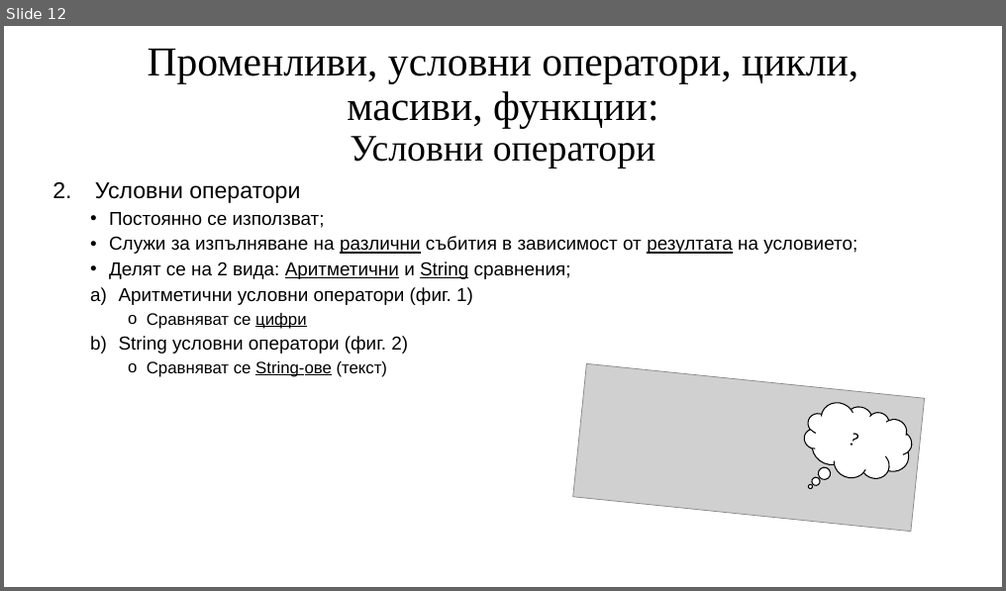
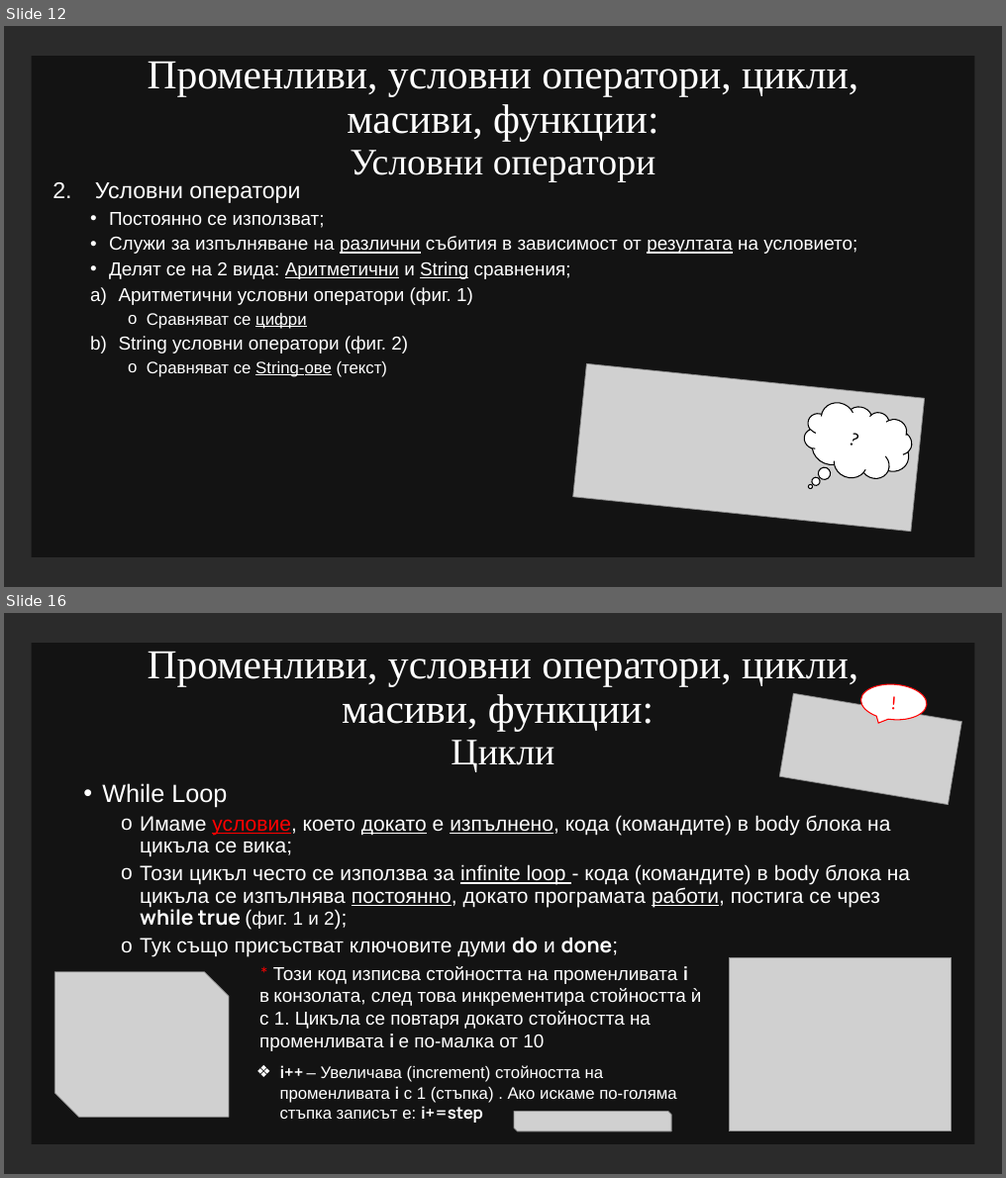
Before and after one commit to Rokyuto/School, a slide deck: Operating Systems/19205.pptx. Shown one above the other, each under a label of ours: slide 12 before the commit, slides 12 and 16 after it; the slides between them are not shown. The pictures are 1006x591 and 1006x1178 pixels, drawn with LibreOffice and Linux fonts; fonts in the diff are those of the drawing; grey boxes stand for pictures; background and template pictures are left out; a plain dark background stands for a picture behind light text. Boxes give left, top, right and bottom in pixels: in the first picture for what was removed or moved away, otherwise in the second. Text is boxed around its words. In the diff, an @@ line names an element or a change of style, - is before the commit and + after.

```diff
--- a/Operating Systems/19205.pptx
+++ b/Operating Systems/19205.pptx
@@ slide 16 added at (4, 613, 1002, 1174), background picture (left out) @@
@@ rectangle added at (31, 643, 974, 1145), fill #000000 at 55% opacity @@
@@ title added at (148, 651, 858, 771), 39.6 pt, text #FFFFFF @@
+Променливи, условни оператори, цикли, масиви, функции:
+Цикли
@@ picture added at (780, 694, 962, 805) @@
@@ speech bubble added at (860, 682, 929, 723), fill #FFFFFF, outline #FF0000 1 pt, 18 pt, text #FF0000 @@
+!
@@ text added at (102, 783, 910, 958), 20 pt, text #FFFFFF @@
+• While Loop
+  o Имаме условие, което докато е изпълнено, кода (командите) в body блока на цикъла се вика;
+  o Този цикъл често се използва за infinite loop - кода (командите) в body блока на цикъла се изпълнява постоянно, докато програмата работи, постига се чрез while true (фиг. 1 и 2);
+  o Тук също присъстват ключовите думи do и done;
@@ text added at (259, 966, 702, 1052), 18 pt, text #FFFFFF @@
+* Този код изписва стойността на променливата i в конзолата, след това инкрементира стойността ѝ с 1. Цикъла се повтаря докато стойността на променливата i е по-малка от 10
@@ picture added at (730, 959, 951, 1132) @@
@@ picture added at (54, 972, 229, 1118) @@
@@ text added at (280, 1065, 676, 1123), 16 pt, text #FFFFFF @@
+❖ i++ – Увеличава (increment) стойността на променливата i с 1 (стъпка) . Ако искаме по-голяма стъпка записът е: i+=step
@@ picture added at (514, 1112, 671, 1132) @@
@@ slide 12 changed as well @@
@@ background #FFFFFF to picture (left out) @@
@@ rectangle added at (31, 56, 974, 558), fill #000000 at 55% opacity @@
@@ title "Променливи, условни оператори, цикли, масиви, ..." at (148, 61, 858, 182): text colour #000000 to #FFFFFF @@
@@ title "Променливи, условни оператори, цикли, масиви, ...": place and size @@
-title "Променливи, условни оператори, цикли, масиви, ..." at (148, 48, 858, 169)
+title "Променливи, условни оператори, цикли, масиви, ..." at (148, 61, 858, 182)
@@ text "Условни оператори" at (95, 182, 857, 377): text colour #000000 to #FFFFFF @@
```
Also in this commit, not shown: 15 other slides changed, 14 other slides added, 2 slides removed, 13 other files.
